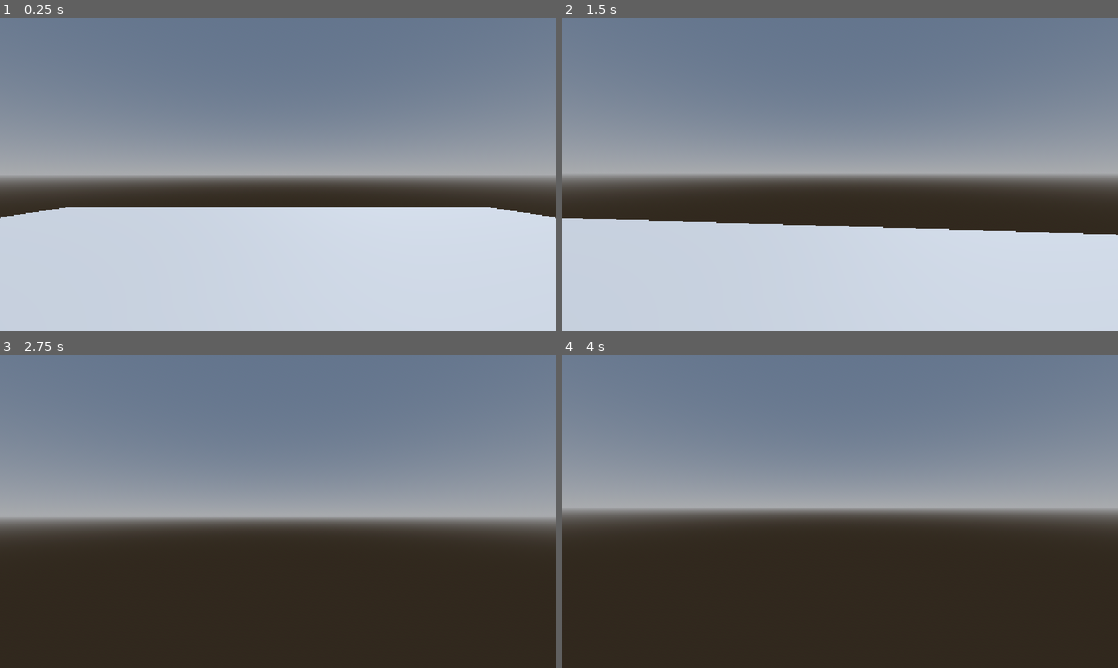
Above: before the commit, frames 1-4 (two rows, left to right).
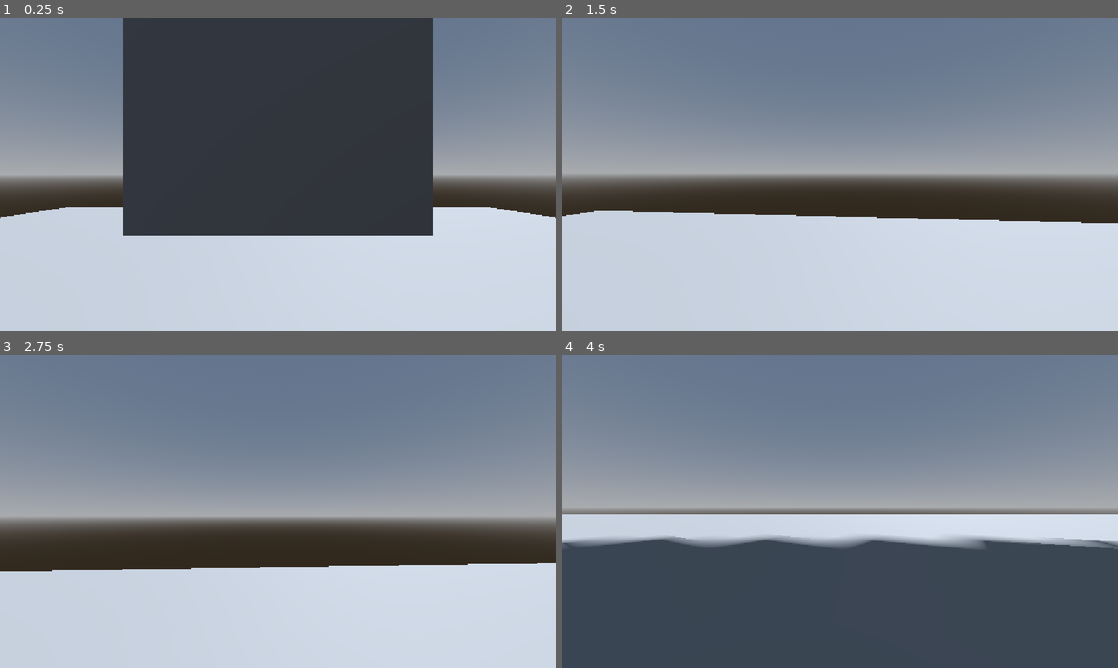
Above: after the commit, the same moments.

Repository: jmenoandrii/one-more-time
Game: Godot game, scene res://main.tscn
The game is run twice, just before and just after one commit, with the same random seed, the same clock (stepped at 60 frames per second) and the same inputs.
Inputs (mouse positions are in pixels of both pictures, inside the frame that each line leads up to):
- Up to frame 1 (0.25 s): no input
- Up to frame 2 (1.5 s): tap Enter at 0.5 s; move the mouse to (867, 174) at 0.52 s; hold Ctrl (crouch, bound only after the commit) 0.53-1.28 s; hold W (move_forward) from 0.53 s (still down); tap Space (jump) at 0.77, 1.07 s; tap Shift at 0.8, 1.35 s; move the mouse to (812, 174) at 1.27 s
- Up to frame 3 (2.75 s): keep holding W (move_forward); tap Space (jump) at 1.52, 1.55, 1.82, 2.1 s; move the mouse to (289, 505) at 2.02 s; hold Ctrl (crouch, bound only after the commit) from 2.03 s (still down)
- Up to frame 4 (4 s): keep holding W (move_forward); move the mouse to (834, 517) at 2.77 s; release Ctrl (crouch, bound only after the commit) at 2.78 s; tap K (dying) at 2.85 s; tap Space (jump) at 3.02, 3.32, 3.5, 3.77, 3.8 s; tap Shift at 3.05 s; move the mouse to (878, 514) at 3.52 s; hold Ctrl (crouch, bound only after the commit) from 3.53 s (still down)

The runs differ from the first frame. In frame 1, 37% of the frame differs, in the area x 22-78%, y 0-70%; in frame 2, 3.0%; in frame 3, 32%; in frame 4, 49%, in the area x 0-100%, y 50-100%.

Commit message:
fix: update crouch mechanics and input mapping

Diff:
--- a/Player.gd
+++ b/Player.gd
@@ -5,7 +5,7 @@
 const JUMP_VELOCITY = 5.5
 const MOUSE_SENSITIVITY = 0.002
 
-const CROUCH_PERSENT = 0.3
+const CROUCH_PERSENT = 0.5
 var normal_height: float
 var crouch_height: float	# = normal_height - normal_height * CROUCH_PERSENT
 var default_head_y: float
@@ -20,7 +20,6 @@
 @onready var camera: Camera3D = $Head/Camera3D
 @onready var collision_shape: CollisionShape3D = $CollisionShape3D
 @onready var mesh_instance: MeshInstance3D = $MeshInstance3D
-@onready var ceiling_check: RayCast3D = $Head/CeilingCheck
 
 func _ready() -> void:
 	Input.mouse_mode = Input.MOUSE_MODE_CAPTURED
@@ -48,18 +47,21 @@
 		die()
 
 func _physics_process(delta: float) -> void:
+	# gravity
 	if not is_on_floor():
 		velocity += get_gravity() * delta
 
+	# dead
 	if is_player_dead:
 		_process_death()
 		move_and_slide()
 		return
 
-	if Input.is_key_pressed(KEY_SHIFT):
+	# crouching
+	if Input.is_action_pressed("crouch"):
 		is_crouching = true
 	else:
-		if not ceiling_check.is_colliding():
+		if not is_on_ceiling():
 			is_crouching = false
 
 	var target_height := crouch_height if is_crouching else normal_height
@@ -73,11 +75,13 @@
 
 	head.position.y = collision_shape.shape.height - 0.5
 
+	# jumping
 	if Input.is_action_just_pressed("jump") and is_on_floor() and not is_crouching:
 		velocity.y = JUMP_VELOCITY
 	elif Input.is_action_just_released("jump") and velocity.y > 0.0:
 		velocity.y = 0.0
 
+	# moving
 	var current_speed := CROUCH_SPEED if is_crouching else SPEED
 	var input_dir := Input.get_vector("move_left", "move_right", "move_forward", "move_back")
 
--- a/main.tscn
+++ b/main.tscn
@@ -28,6 +28,10 @@
 
 [sub_resource type="BoxMesh" id="BoxMesh_0rpfx"]
 size = Vector3(0.6750488, 0.24731445, 0.5551758)
+
+[sub_resource type="BoxMesh" id="BoxMesh_g0qyx"]
+
+[sub_resource type="BoxShape3D" id="BoxShape3D_osii8"]
 
 [node name="Node3D" type="Node3D" unique_id=41126308]
 
@@ -70,5 +74,11 @@
 transform = Transform3D(1, 0, 0, 0, 1, 0, 0, 0, 1, 0.008911133, 0.10290527, -0.27993035)
 mesh = SubResource("BoxMesh_0rpfx")
 
-[node name="CeilingCheck" type="RayCast3D" parent="Player/Head" unique_id=1221683613]
-target_position = Vector3(0, 0.5, 0)
+[node name="StaticBody3D" type="StaticBody3D" parent="." unique_id=2095413306]
+transform = Transform3D(1, 0, 0, 0, 1, 0, 0, 0, 1, 0, 1.8508482, -1.4252304)
+
+[node name="MeshInstance3D" type="MeshInstance3D" parent="StaticBody3D" unique_id=1447698918]
+mesh = SubResource("BoxMesh_g0qyx")
+
+[node name="CollisionShape3D" type="CollisionShape3D" parent="StaticBody3D" unique_id=487611925]
+shape = SubResource("BoxShape3D_osii8")
--- a/project.godot
+++ b/project.godot
@@ -52,6 +52,16 @@
 "events": [Object(InputEventKey,"resource_local_to_scene":false,"resource_name":"","device":-1,"window_id":0,"alt_press …(192 unchanged characters)…
 ]
 }
+crouch={
+"deadzone": 0.2,
+"events": [Object(InputEventKey,"resource_local_to_scene":false,"resource_name":"","device":-1,"window_id":0,"alt_pressed":false,"shift_pressed":false,"ctrl_pressed":false,"meta_pressed":false,"pressed":false,"keycode":0,"physical_keycode":4194326,"key_label":0,"unicode":0,"location":0,"echo":false,"script":null)
+]
+}
+run={
+"deadzone": 0.2,
+"events": [Object(InputEventKey,"resource_local_to_scene":false,"resource_name":"","device":-1,"window_id":0,"alt_pressed":false,"shift_pressed":false,"ctrl_pressed":false,"meta_pressed":false,"pressed":false,"keycode":0,"physical_keycode":4194325,"key_label":0,"unicode":0,"location":0,"echo":false,"script":null)
+]
+}
 
 [physics]
 
